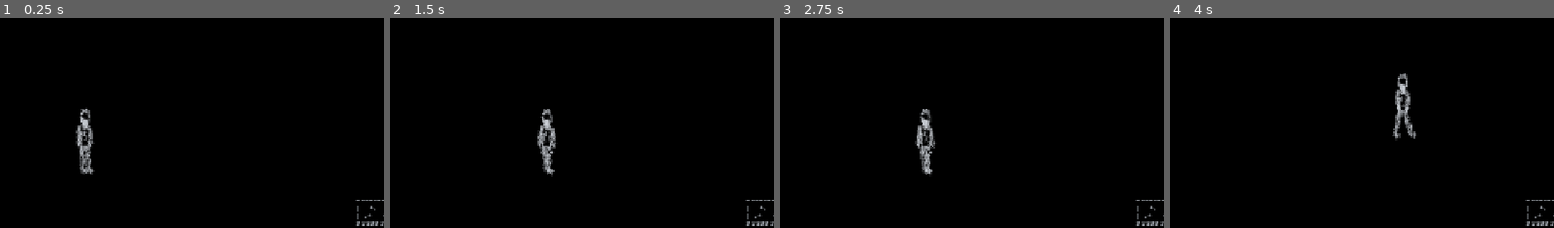
Above: before the commit, frames 1-4 (left to right).
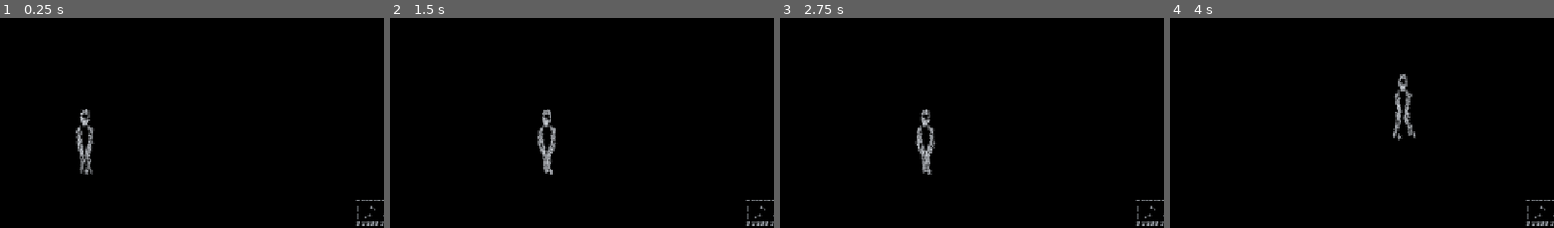
Above: after the commit, the same moments.

Repository: rifatsidik/textborn
Game: Godot game, scene res://scenes/main.tscn
Same seed, same stepped clock (60 frames per second), same inputs: the game is played once before the commit and once after it.
Inputs:
- Up to frame 1 (0.25 s): no input
- Up to frame 2 (1.5 s): tap Enter (ui_accept) at 0.5, 0.77 s; hold Right (ui_right) from 0.53 s (still down)
- Up to frame 3 (2.75 s): tap Enter (ui_accept) at 1.52 s; release Right (ui_right) at 2.03 s; hold Left (ui_left) from 2.03 s (still down)
- Up to frame 4 (4 s): release Left (ui_left) at 2.78 s; hold Right (ui_right) from 2.78 s (still down); tap Enter (ui_accept) at 3.02, 3.77 s
The pictures show only the part of the screen within x 0-50%, y 49-99%; the shares and areas given below are measured in that part.

The runs differ from the first frame. In frame 1, 0.6% of the frame differs, in the area x 19-25%, y 43-75%; in frame 2, 0.5%; in frame 3, 0.5%; in frame 4, 0.6%.

Commit message:
Prioritize anatomically readable human contours

Diff:
--- a/scripts/player.gd
+++ b/scripts/player.gd
@@ -87,33 +87,45 @@
 
     var ink := Color(0.91, 0.93, 0.96, 1.0)
 
-    # Sparse line-art: contours establish anatomy; interior stays mostly black.
-    _glyph_ellipse(head, Vector2(7.0, 9.5), 0.0, ink, 3)
-    _glyph_ellipse(neck, Vector2(3.0, 4.0), 0.0, ink, 5)
-    _glyph_segment(sternum + Vector2(-10, -1), sternum + Vector2(10, -1), 7, ink, 11)
-    _glyph_segment(sternum + Vector2(-10, -1), pelvis + Vector2(-6, 0), 9, ink, 13)
-    _glyph_segment(sternum + Vector2(10, -1), pelvis + Vector2(6, 0), 9, ink, 17)
-    _glyph_segment(pelvis + Vector2(-6, 0), pelvis + Vector2(6, 0), 7, ink, 19)
-    # Tiny internal marks suggest structure without creating a solid silhouette.
-    _glyph_segment(sternum + Vector2(-5, 9), sternum + Vector2(4, 9), 3, ink, 23)
-    _glyph_segment(sternum + Vector2(-4, 17), sternum + Vector2(3, 17), 3, ink, 27)
-
-    _glyph_limb(left_shoulder, left_elbow, 3.8, ink, 29)
+    # Human contour first: head, neck, shoulder line, ribcage, waist and pelvis.
+    _glyph_ellipse(head, Vector2(6.2, 8.2), 0.0, ink, 3)
+    _glyph_path(PackedVector2Array([
+        neck + Vector2(-2.5, -1), sternum + Vector2(-7.0, -1),
+        sternum + Vector2(-11.0, 3), sternum + Vector2(-8.5, 14),
+        pelvis + Vector2(-5.5, -1), pelvis + Vector2(5.5, -1),
+        sternum + Vector2(8.5, 14), sternum + Vector2(11.0, 3),
+        sternum + Vector2(7.0, -1), neck + Vector2(2.5, -1)
+    ]), ink, 11, true)
+    _glyph_path(PackedVector2Array([
+        pelvis + Vector2(-5.5, -1), left_hip + Vector2(-4.0, 2),
+        left_hip + Vector2(1.0, 8), right_hip + Vector2(-1.0, 8),
+        right_hip + Vector2(4.0, 2), pelvis + Vector2(5.5, -1)
+    ]), ink, 19, true)
+
+    # Arms read as tapered limbs with joints, rather than thick glyph bundles.
+    _glyph_limb(left_shoulder, left_elbow, 4.0, ink, 29)
     _glyph_limb(left_elbow, left_hand, 3.0, ink, 31)
-    _glyph_limb(right_shoulder, right_elbow, 3.8, ink, 37)
+    _glyph_limb(right_shoulder, right_elbow, 4.0, ink, 37)
     _glyph_limb(right_elbow, right_hand, 3.0, ink, 41)
 
-    _glyph_limb(left_hip, left_knee, 4.8, ink, 43)
-    _glyph_limb(left_knee, left_ankle, 3.7, ink, 47)
-    _glyph_limb(right_hip, right_knee, 4.8, ink, 53)
-    _glyph_limb(right_knee, right_ankle, 3.7, ink, 59)
-
-    # Small, restrained feet; no oversized hands, face, or weapon effects.
-    _glyph_segment(left_ankle, left_ankle + Vector2(7, 0), 5, ink, 61)
-    _glyph_segment(right_ankle, right_ankle + Vector2(7, 0), 5, ink, 67)
-
-    # Minimal face marks, kept subordinate to the silhouette.
-    _glyph_text(head + Vector2(-3.2, 1), ".", ink, 71)
+    # Leg contour and a restrained centerline for knee articulation.
+    _glyph_limb(left_hip, left_knee, 4.5, ink, 43)
+    _glyph_limb(left_knee, left_ankle, 3.2, ink, 47)
+    _glyph_limb(right_hip, right_knee, 4.5, ink, 53)
+    _glyph_limb(right_knee, right_ankle, 3.2, ink, 59)
+
+    # Feet remain small and nearly horizontal.
+    _glyph_path(PackedVector2Array([
+        left_ankle + Vector2(-2, 0), left_ankle + Vector2(6, 0),
+        left_ankle + Vector2(8, 2)
+    ]), ink, 61, false)
+    _glyph_path(PackedVector2Array([
+        right_ankle + Vector2(-2, 0), right_ankle + Vector2(6, 0),
+        right_ankle + Vector2(8, 2)
+    ]), ink, 67, false)
+
+    # Face details are tiny so the head stays human-scaled.
+    _glyph_text(head + Vector2(-2.5, 1), ".", ink, 71)
     _glyph_text(head + Vector2(2.0, 1), ".", ink, 73)
 
 func _glyph_ellipse(center: Vector2, radius: Vector2, _unused: float, ink: Color, seed: int) -> void:
@@ -170,6 +182,17 @@
             var shade := Color(ink.r * 0.72, ink.g * 0.72, ink.b * 0.72, ink.a)
             _glyph_text(center, GLYPHS[posmod(seed + i + 6, GLYPHS.size())], shade, seed + i + 6)
 
+func _glyph_path(points: PackedVector2Array, ink: Color, seed: int, closed: bool) -> void:
+    if points.size() < 2:
+        return
+    for i in range(points.size() - 1):
+        var length := points[i].distance_to(points[i + 1])
+        var count := maxi(2, int(length / 4.0))
+        _glyph_segment(points[i], points[i + 1], count, ink, seed + i * 7)
+    if closed:
+        var length := points[points.size() - 1].distance_to(points[0])
+        _glyph_segment(points[points.size() - 1], points[0], maxi(2, int(length / 4.0)), ink, seed + points.size() * 7)
+
 func _glyph_segment(a: Vector2, b: Vector2, count: int, ink: Color, seed: int) -> void:
     for i in range(count):
         var t := float(i) / float(maxi(1, count - 1))
